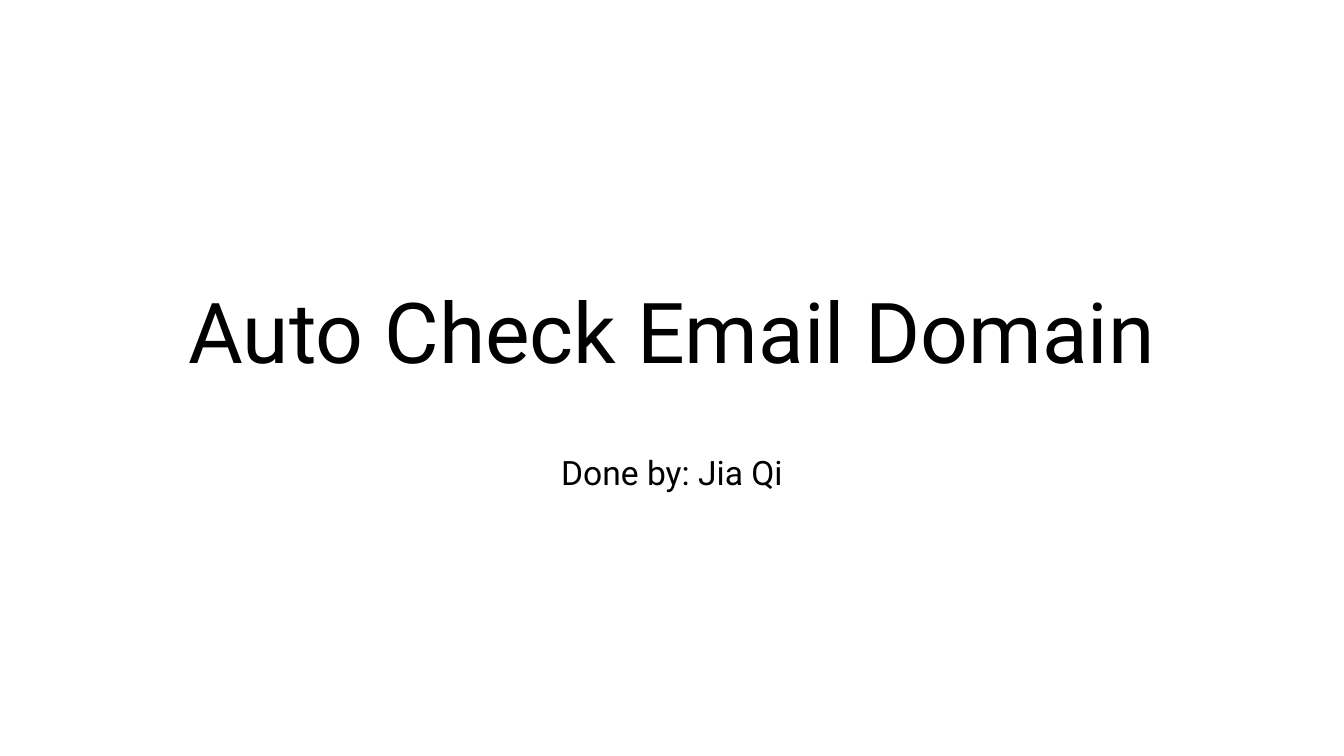
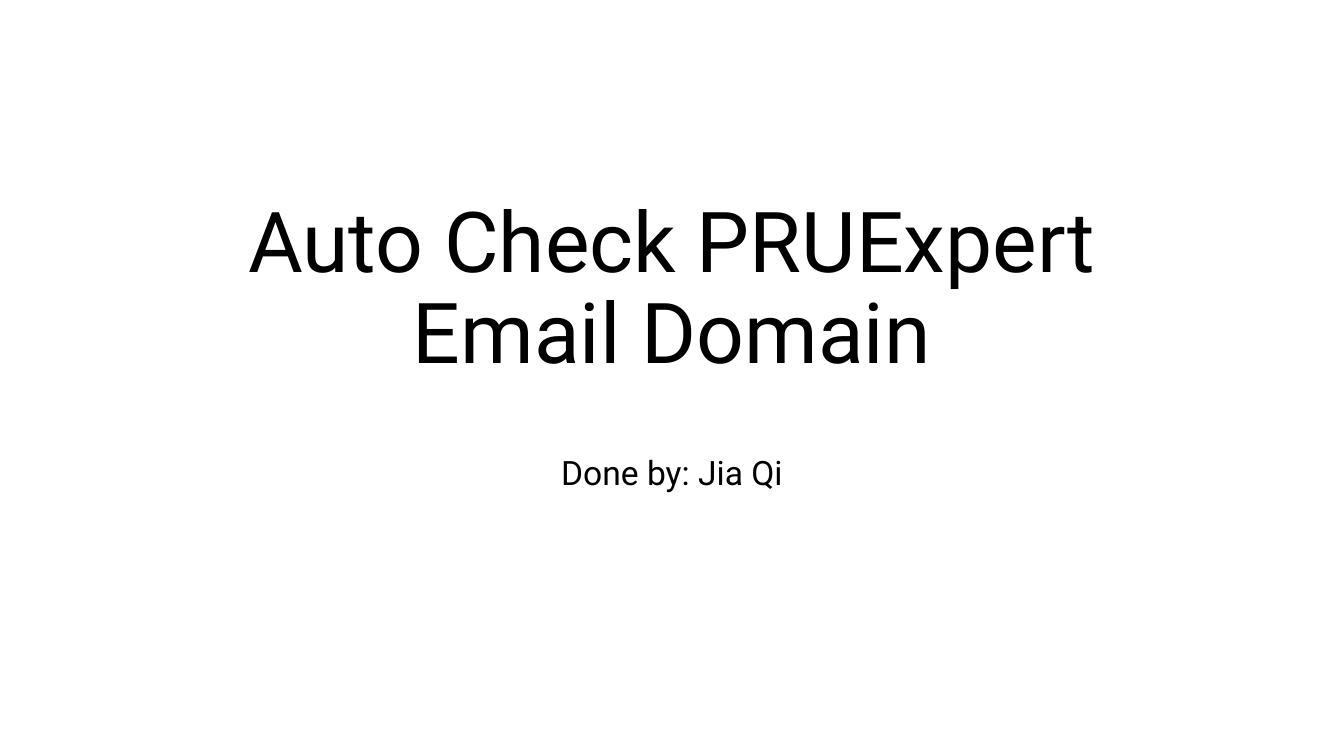
Before and after one commit to legitaxes/Auto_Check_Email_Domain_Prudential, a slide deck: slide 1 of Slide.pptx. Drawn at 1344x756 pixels with LibreOffice and Linux fonts; fonts in the diff are those of the drawing. Boxes give left, top, right and bottom in pixels: in the first picture for what was removed or moved away, otherwise in the second. Text is boxed around its words. In the diff, an @@ line names an element or a change of style, - is before the commit and + after.

```diff
--- a/Slide.pptx
+++ b/Slide.pptx
@@ title at (x1=248, y1=209, x2=1095, y2=364): text changed @@
-Auto Check Email Domain
+Auto Check PRUExpert Email Domain
```
Also in this commit, not shown: 1 other file.
